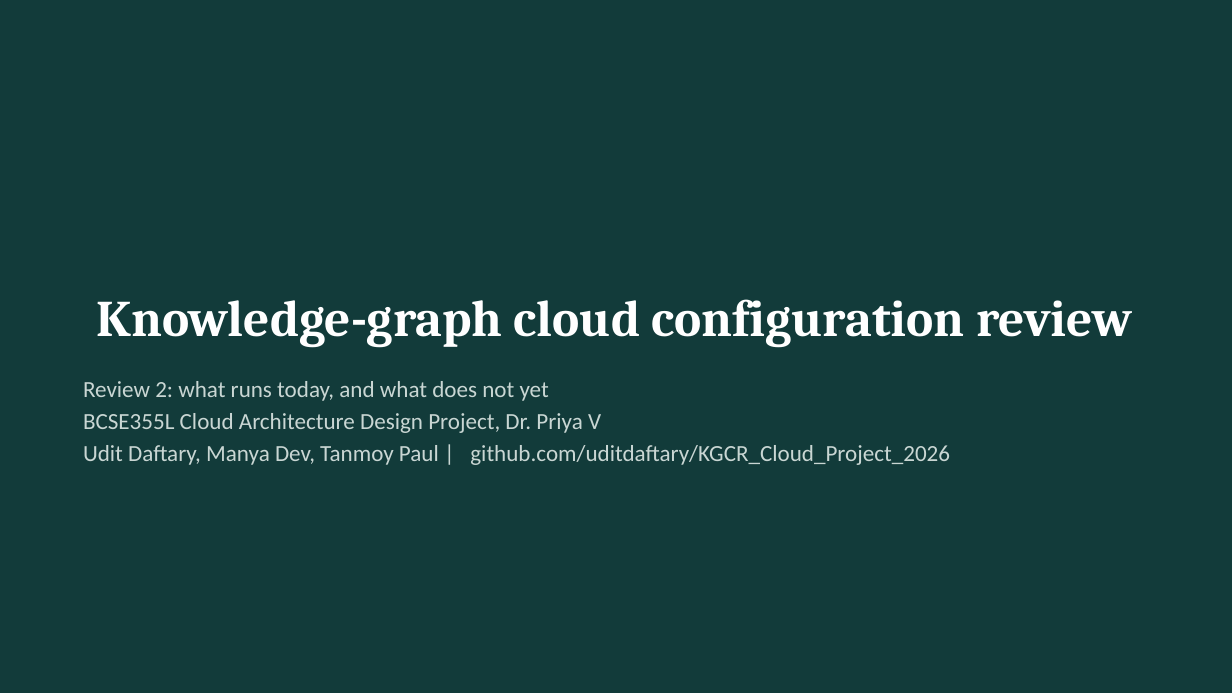
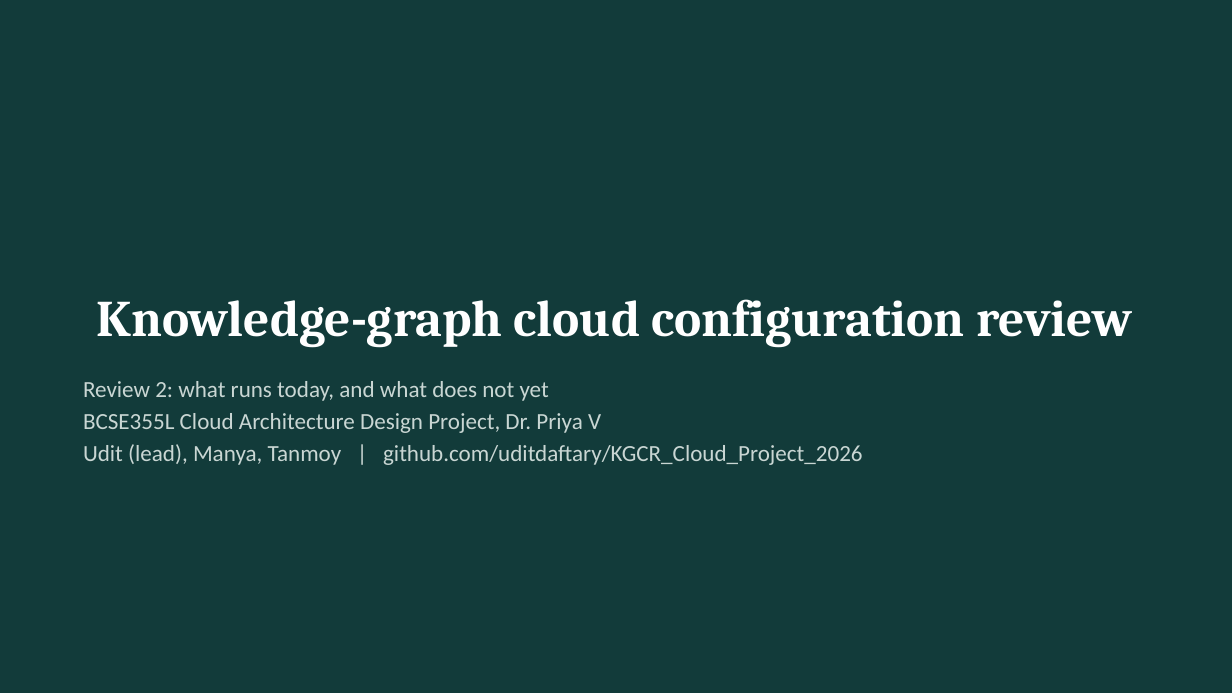
Before and after one commit to uditdaftary/KGCR_Cloud_Project_2026, a slide deck: slide 1 of presentation/KGCR_Review2.pptx. Drawn at 1232x693 pixels with LibreOffice and Linux fonts; fonts in the diff are those of the drawing. Boxes give left, top, right and bottom in pixels: in the first picture for what was removed or moved away, otherwise in the second. Text is boxed around its words. In the diff, an @@ line names an element or a change of style, - is before the commit and + after.

```diff
--- a/presentation/KGCR_Review2.pptx
+++ b/presentation/KGCR_Review2.pptx
@@ text at <box>83,444,863,465</box>: text changed @@
-Udit Daftary, Manya Dev, Tanmoy Paul | github.com/uditdaftary/KGCR_Cloud_Project_2026
+Udit (lead), Manya, Tanmoy | github.com/uditdaftary/KGCR_Cloud_Project_2026
```
Also in this commit, not shown: 5 other slides changed, 9 other files.
